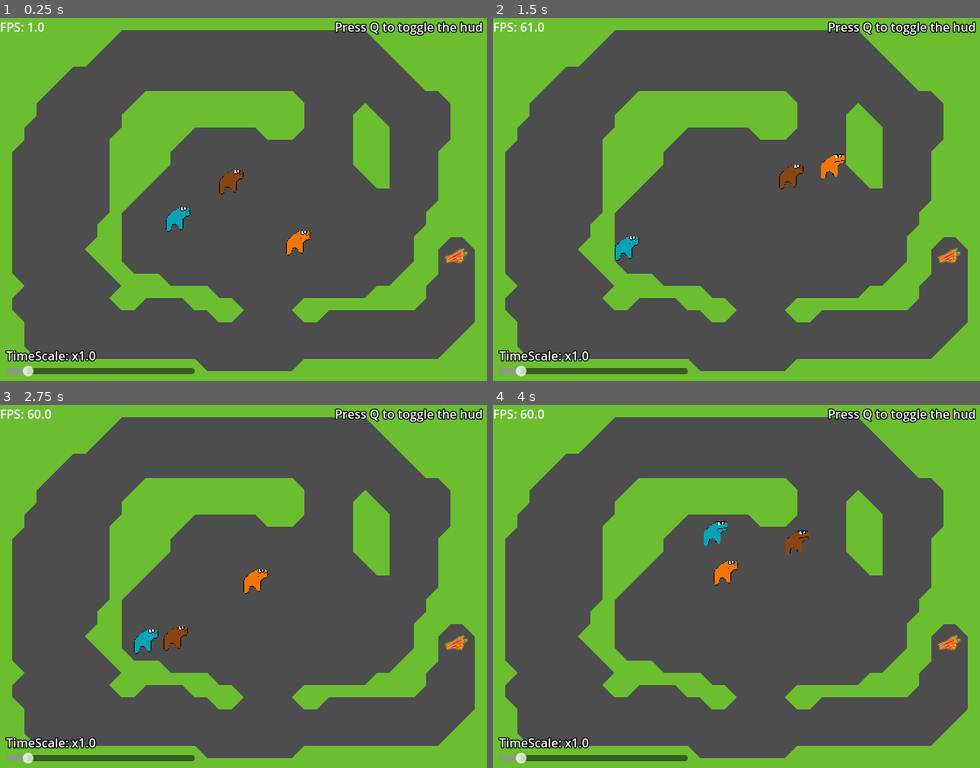
Above: before the commit, frames 1-4 (two rows, left to right).
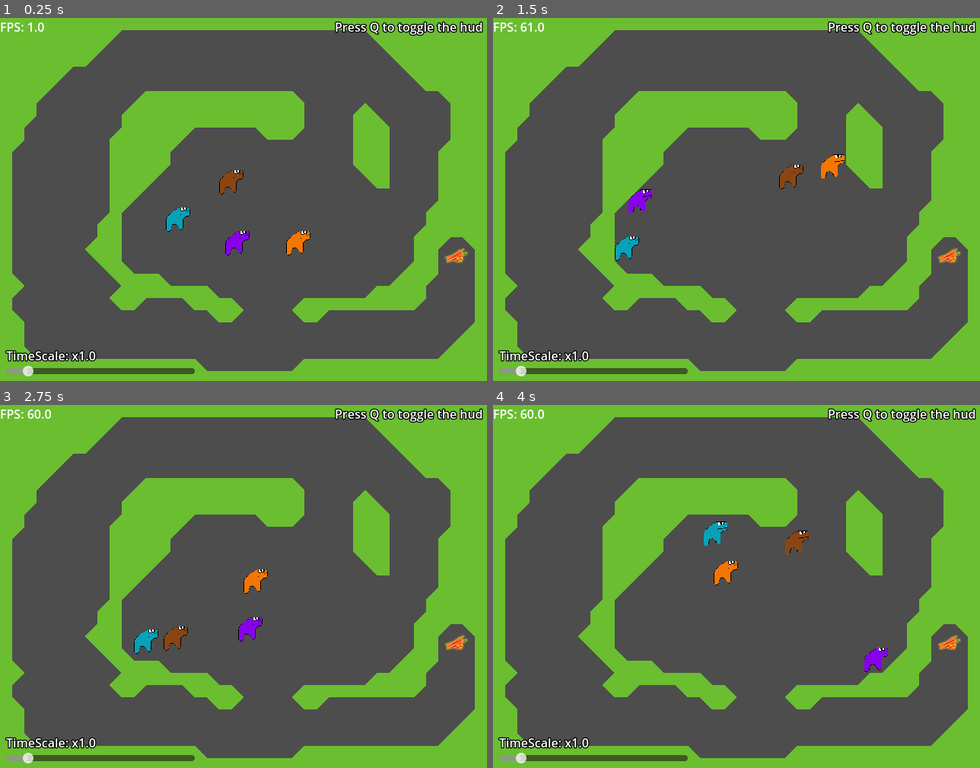
Above: after the commit, the same moments.

Repository: CyanActSus420/horse-race-tests
Game: Godot game, scene res://scenes/Loading.tscn
Two runs of this game, one before a commit and one after it. Both use one fixed random seed, a clock stepped at 60 frames per second and the inputs below.
Inputs:
- Up to frame 1 (0.25 s): no input
- Up to frame 2 (1.5 s): tap Q (hidehud) at 0.5, 0.6, 1.25, 1.35 s
- Up to frame 3 (2.75 s): tap Q (hidehud) at 2, 2.1 s
- Up to frame 4 (4 s): tap Q (hidehud) at 2.75, 2.85, 3.5, 3.6 s

The runs differ from the first frame. In frame 1, 0.2% of the frame differs, in the area x 46-52%, y 58-66%; in frame 2, 0.2%; in frame 3, 0.2%; in frame 4, 0.2%.

Commit message:
added a purple horse because my friend asked me to

Diff:
--- a/scenes/Race.tscn
+++ b/scenes/Race.tscn
@@ -46,6 +46,13 @@
 ShortName = "MERRY"
 HorseColor = Color(0.956863, 0.462745, 0.00392157, 1)
 
+[node name="Horse4" parent="." instance=ExtResource("2_sms8e")]
+position = Vector2(312, 296)
+Name = "Galablag"
+ShortName = "BLAG"
+HorseColor = Color(0.532791, 0.00356148, 0.924142, 1)
+BrainDamage = 7.0
+
 [node name="Carrot" parent="." instance=ExtResource("5_1wrd3")]
 position = Vector2(600, 312)
 
